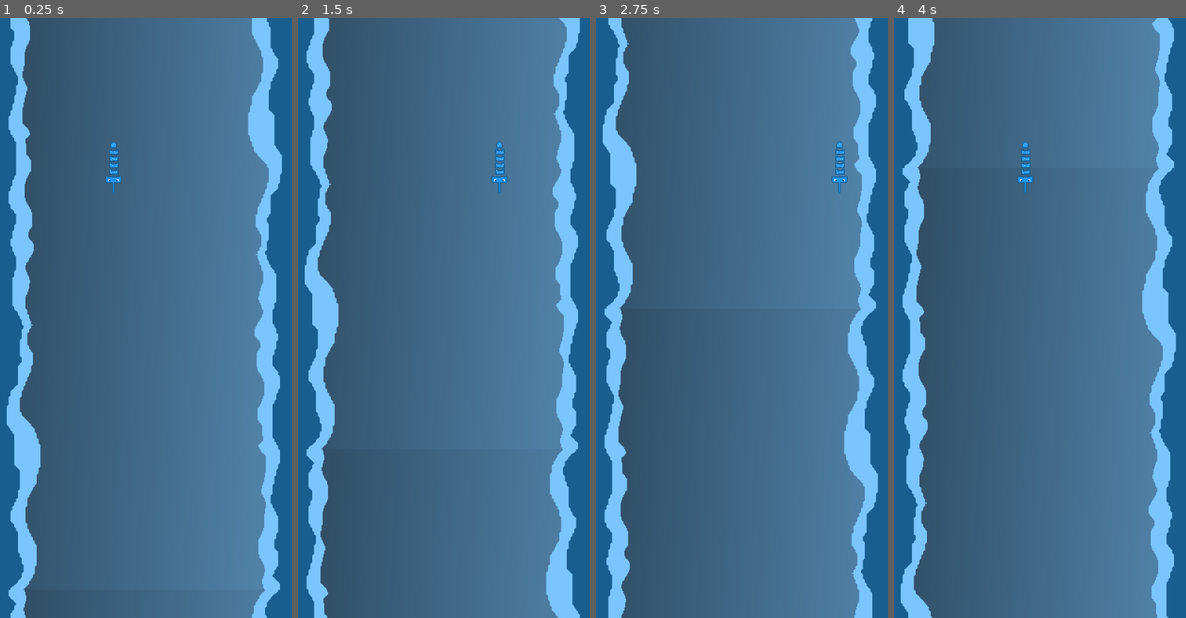
Above: before the commit, frames 1-4 (left to right).
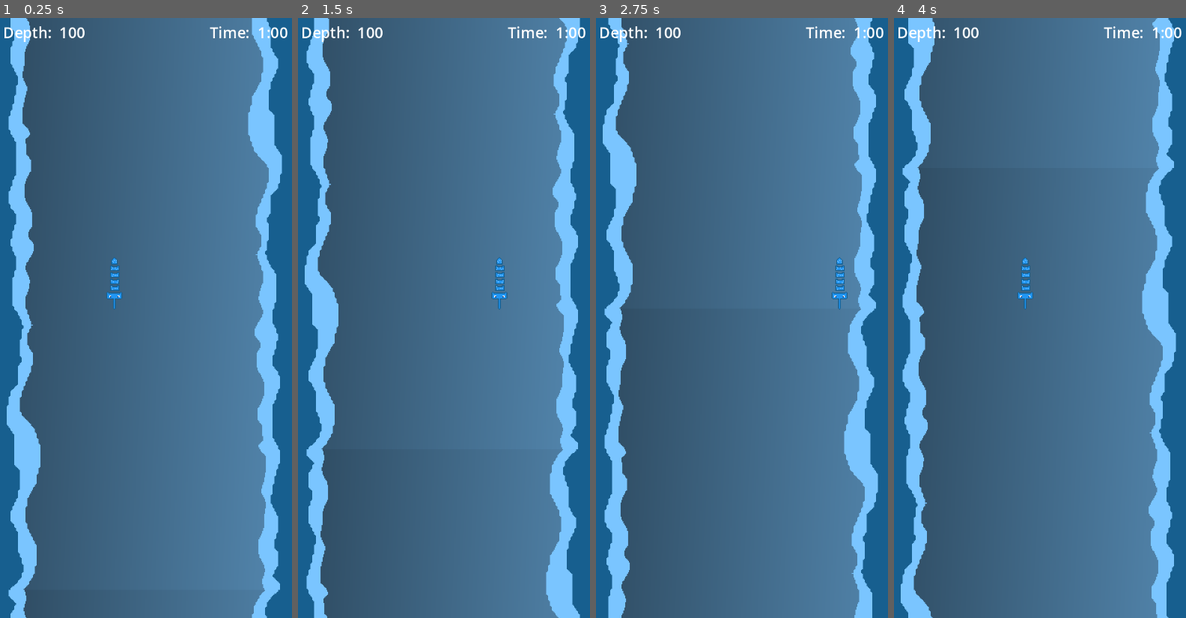
Above: after the commit, the same moments.

Repository: markusweiss/BrackeysGJam23-2
Game: Godot game, scene res://Actors/main.tscn
Same seed, same stepped clock (60 frames per second), same inputs: the game is played once before the commit and once after it. The project has no main scene, so this scene is started directly.
Inputs:
- Up to frame 1 (0.25 s): no input
- Up to frame 2 (1.5 s): hold Right (move_right) 0.53-1.28 s; hold Left (move_left) from 1.28 s (still down)
- Up to frame 3 (2.75 s): release Left (move_left) at 2.03 s; hold Right (move_right) from 2.03 s (still down)
- Up to frame 4 (4 s): release Right (move_right) at 3.53 s; hold Left (move_left) from 3.53 s (still down)

The runs differ from the first frame. In frame 1, 0.8% of the frame differs, in the area x 1-99%, y 1-49%; in frame 2, 0.9%; in frame 3, 0.8%; in frame 4, 0.8%.

Commit message:
add ui element

Diff:
--- a/Actors/main.tscn
+++ b/Actors/main.tscn
@@ -3,14 +3,12 @@
 [ext_resource type="PackedScene" uid="uid://bmfb0jqooabd0" path="res://Actors/player.tscn" id="1_ddhx4"]
 [ext_resource type="Texture2D" uid="uid://ck8rce8gjm62d" path="res://Assets/Testbackground.png" id="2_c6phr"]
 [ext_resource type="Script" path="res://Scripts/ParallaxBackground.gd" id="2_hslj8"]
-
-[sub_resource type="RectangleShape2D" id="RectangleShape2D_um0k5"]
-size = Vector2(62, 390)
+[ext_resource type="PackedScene" uid="uid://d0rsktbljjsht" path="res://Actors/ui_top.tscn" id="4_shrge"]
 
 [node name="Main" type="Node"]
 
 [node name="Player" parent="." groups=["Player"] instance=ExtResource("1_ddhx4")]
-position = Vector2(126, 159)
+position = Vector2(127, 283)
 
 [node name="ParallaxBackground" type="ParallaxBackground" parent="."]
 script = ExtResource("2_hslj8")
@@ -22,10 +20,4 @@
 position = Vector2(160, 320)
 texture = ExtResource("2_c6phr")
 
-[node name="Node2D" type="Node2D" parent="."]
-
-[node name="Area2D" type="Area2D" parent="Node2D"]
-
-[node name="CollisionShape2D" type="CollisionShape2D" parent="Node2D/Area2D"]
-position = Vector2(32, 169)
-shape = SubResource("RectangleShape2D_um0k5")
+[node name="Node" parent="." instance=ExtResource("4_shrge")]
--- /dev/null
+++ b/Actors/ui_top.tscn
@@ -0,0 +1,46 @@
+[gd_scene format=3 uid="uid://d0rsktbljjsht"]
+
+[node name="UI_Top" type="Node"]
+
+[node name="Control" type="Control" parent="."]
+custom_minimum_size = Vector2(320, 0)
+layout_mode = 3
+anchors_preset = 0
+offset_right = 40.0
+offset_bottom = 40.0
+
+[node name="MarginContainer" type="MarginContainer" parent="Control"]
+layout_mode = 1
+anchors_preset = 10
+anchor_right = 1.0
+offset_bottom = 26.0
+grow_horizontal = 2
+size_flags_horizontal = 0
+theme_override_constants/margin_left = 8
+theme_override_constants/margin_top = 4
+theme_override_constants/margin_right = 8
+theme_override_constants/margin_bottom = 4
+
+[node name="TimeContainer" type="HBoxContainer" parent="Control/MarginContainer"]
+layout_mode = 2
+size_flags_horizontal = 8
+
+[node name="Time" type="Label" parent="Control/MarginContainer/TimeContainer"]
+layout_mode = 2
+text = "Time: "
+
+[node name="TimeValue" type="Label" parent="Control/MarginContainer/TimeContainer"]
+layout_mode = 2
+text = "1:00"
+
+[node name="DeepContainer" type="HBoxContainer" parent="Control/MarginContainer"]
+layout_mode = 2
+size_flags_horizontal = 0
+
+[node name="Deep" type="Label" parent="Control/MarginContainer/DeepContainer"]
+layout_mode = 2
+text = "Depth: "
+
+[node name="DeepValue" type="Label" parent="Control/MarginContainer/DeepContainer"]
+layout_mode = 2
+text = "100"
--- a/Scripts/player_old.gd
+++ /dev/null
@@ -1,47 +0,0 @@
-extends CharacterBody2D
-
-const MAX_SPEED = 200
-const ACCELERATION_SMOOTHING = 25
-
-var leftMovement = 55
-var rightMovement = 260
-
-var right = true
-var left = true
-
-func _physics_process(delta):
-	var movement_vector = get_movement_vector()
-	var direction = movement_vector.normalized()
-	var velocity = direction * MAX_SPEED
-	velocity = velocity.lerp(target_velocity, 1 - exp(-delta * ACCELERATION_SMOOTHING))
-	move_and_slide()
-
-
-func get_movement_vector():
-
-	var playerPosition = get_parent().get_node("Player").global_position.x
-	print(playerPosition)
-	var x_movement = Input.get_action_strength("move_right") - Input.get_action_strength("move_left")
-
-	if right:
-		return Vector2(x_movement,0)
-
-	if left:
-		right = true
-		return Vector2(x_movement,0)
-
-	if playerPosition >= 260:
-		right = false
-		return Vector2(0,0)
-
-
-	if x_movement == -1:
-		print("l")
-
-	return Vector2.ZERO
-
-
-#func _on_area_2d_body_entered(body):
-#	if(body.is_in_group("Player")):
-#		print("drin")
-#		return Vector2.ZERO
